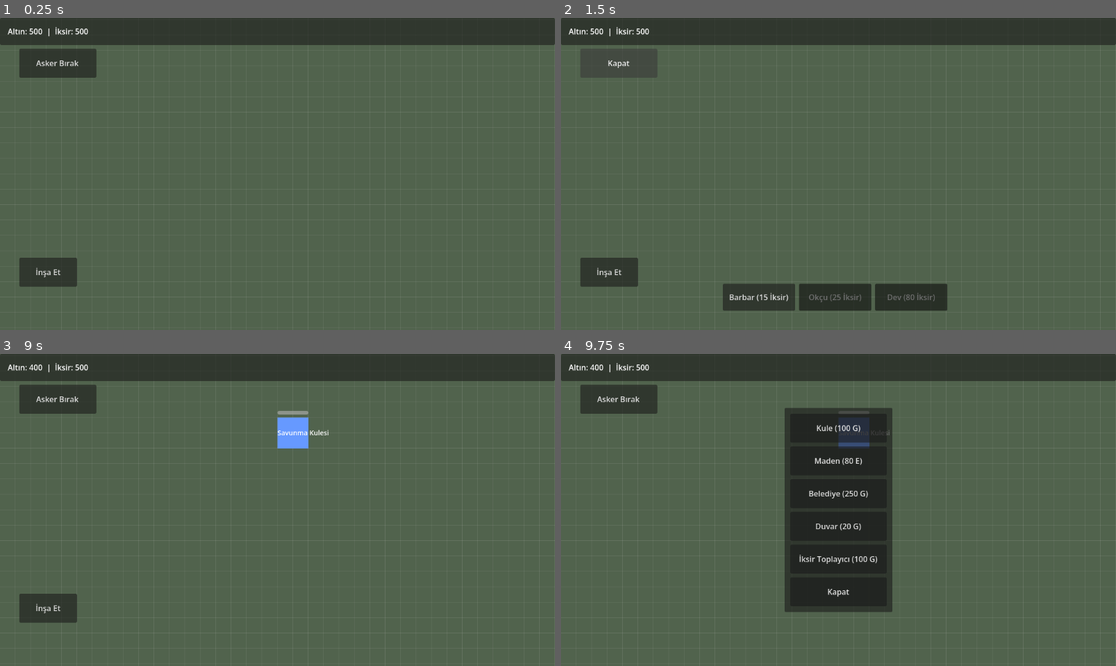
Above: before the commit, frames 1-4 (two rows, left to right).
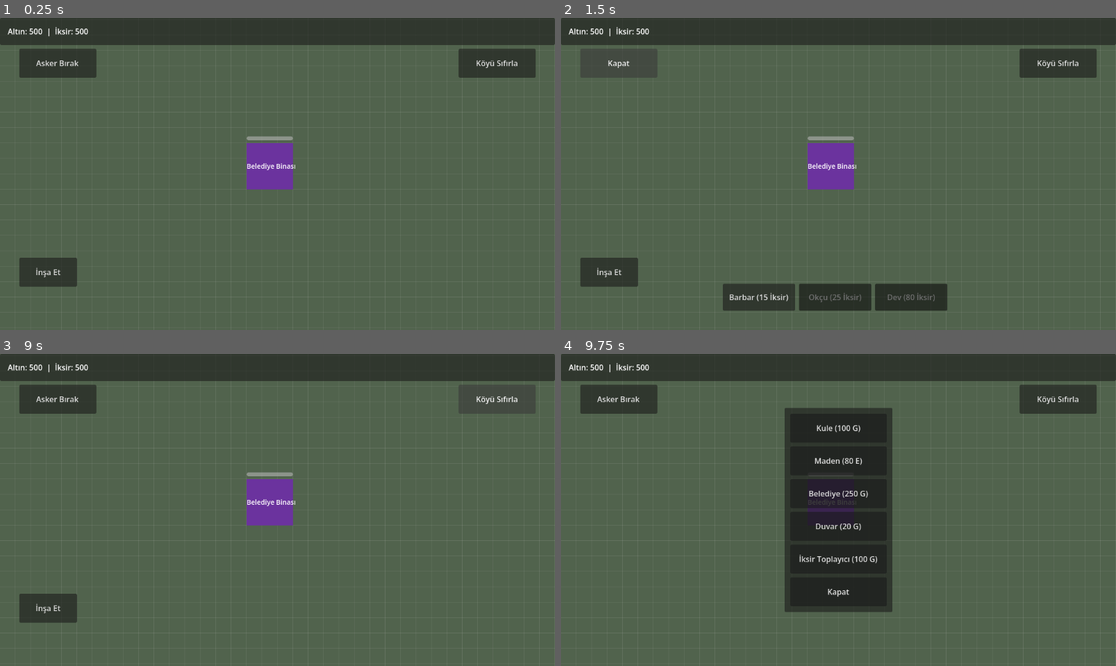
Above: after the commit, the same moments.

Repository: YazarKemal/ClashGame
Game: Godot game, scene res://scenes/main.tscn
The game is run twice, just before and just after one commit, with the same random seed, the same clock (stepped at 60 frames per second) and the same inputs.
Inputs (mouse positions are in pixels of both pictures, inside the frame that each line leads up to):
- Up to frame 1 (0.25 s): no input
- Up to frame 2 (1.5 s): click (1060, 64) at 0.5 s, where only the run after the commit has a clickable "Köyü Sıfırla"; click "Asker Bırak" at 1.25 s
- Up to frame 3 (9 s): click "Kapat" at 2 s; click "İnşa Et" at 2.75 s; click "Kule (100 G)" at 3.5 s; click "✓ Onayla" at 4.25 s; click "Asker Bırak" at 5 s; click "Barbar (15 İksir)" at 5.75 s; click "Okçu (25 İksir)" at 6.5 s; click "Dev (80 İksir)" at 7.25 s; click "Kapat" at 8 s; click (499, 400) at 8.75 s, where only the run after the commit has a clickable "Köyü Sıfırla"
- Up to frame 4 (9.75 s): click "İnşa Et" at 9.5 s

The runs differ from the first frame. In frame 1, 2.6% of the frame differs, in the area x 44-97%, y 9-56%; in frame 2, 2.6%; in frame 3, 3.3%, in the area x 5-97%, y 3-56%; in frame 4, 2.0%.

Commit message:
feat: add robust json save and load system for village persistence
Co-Authored-By: Claude Opus 4.7 <noreply@anthropic.com>

Diff:
--- a/scenes/main.tscn
+++ b/scenes/main.tscn
@@ -1,11 +1,13 @@
-[gd_scene load_steps=5 format=3 uid="uid://bcmgmainvill0"]
+[gd_scene load_steps=6 format=3 uid="uid://bcmgmainvill0"]
 
+[ext_resource type="Script" path="res://scripts/main.gd" id="0_main"]
 [ext_resource type="Script" path="res://scripts/village_ground.gd" id="1_ground"]
 [ext_resource type="Script" path="res://scripts/camera_controller.gd" id="2_touchcam"]
 [ext_resource type="Script" path="res://scripts/building_manager.gd" id="3_manager"]
 [ext_resource type="PackedScene" path="res://scenes/ui.tscn" id="4_ui"]
 
 [node name="Main" type="Node2D"]
+script = ExtResource("0_main")
 
 [node name="VillageGround" type="Node2D" parent="."]
 script = ExtResource("1_ground")
--- a/scenes/ui.tscn
+++ b/scenes/ui.tscn
@@ -93,6 +93,19 @@
 custom_minimum_size = Vector2(200, 60)
 layout_mode = 2
 text = "Kapat"
+
+[node name="ResetButton" type="Button" parent="."]
+custom_minimum_size = Vector2(160, 60)
+anchors_preset = 1
+anchor_left = 1.0
+anchor_right = 1.0
+offset_left = -200.0
+offset_top = 64.0
+offset_right = -40.0
+offset_bottom = 124.0
+grow_horizontal = 0
+mouse_filter = 0
+text = "Köyü Sıfırla"
 
 [node name="DeployButton" type="Button" parent="."]
 custom_minimum_size = Vector2(160, 60)
--- a/scripts/building_manager.gd
+++ b/scripts/building_manager.gd
@@ -68,6 +68,7 @@
 	_place_preview()
 	placing = false
 	_preview = null
+	SaveManager.save_game(self)
 	placement_ended.emit(true)
 	return true
 
--- /dev/null
+++ b/scripts/main.gd
@@ -0,0 +1,19 @@
+extends Node2D
+
+## Scene root: loads any saved village on startup and keeps an auto-save
+## running every 30 seconds.
+
+@onready var manager: BuildingManager = $BuildingManager
+
+var _autosave_timer: Timer
+
+func _ready() -> void:
+	SaveManager.load_game(manager)
+	_autosave_timer = Timer.new()
+	_autosave_timer.wait_time = 30.0
+	_autosave_timer.autostart = true
+	add_child(_autosave_timer)
+	_autosave_timer.timeout.connect(_autosave)
+
+func _autosave() -> void:
+	SaveManager.save_game(manager)
--- /dev/null
+++ b/scripts/save_manager.gd
@@ -0,0 +1,133 @@
+class_name SaveManager
+## Persists the village layout and resources to a JSON file on disk. Exposed
+## as static helpers so any node (BuildingManager, UI, Main) can trigger a
+## save or load without needing an autoload instance.
+
+const SAVE_PATH := "user://save_game.json"
+
+## Building.Type <-> string names for JSON-friendly storage.
+const TYPE_NAMES := {
+	Building.Type.TOWER: "tower",
+	Building.Type.MINE: "mine",
+	Building.Type.TOWN_HALL: "town_hall",
+	Building.Type.WALL: "wall",
+	Building.Type.ELIXIR_COLLECTOR: "elixir_collector",
+}
+
+const TYPE_FROM_NAME := {
+	"tower": Building.Type.TOWER,
+	"mine": Building.Type.MINE,
+	"town_hall": Building.Type.TOWN_HALL,
+	"wall": Building.Type.WALL,
+	"elixir_collector": Building.Type.ELIXIR_COLLECTOR,
+}
+
+## Writes the current resources and every placed building to the save file.
+static func save_game(manager: BuildingManager) -> void:
+	var buildings := []
+	for b in manager.get_tree().get_nodes_in_group("buildings"):
+		if b is Building and b.state == Building.State.PLACED:
+			buildings.append({
+				"type": TYPE_NAMES[b.building_type],
+				"cell": {"x": b.cell.x, "y": b.cell.y},
+				"level": b.level,
+				"current_hp": maxi(b.hp, 0),
+			})
+	var data := {
+		"resources": {"gold": GameManager.gold, "elixir": GameManager.elixir},
+		"buildings": buildings,
+		"last_saved_time": int(Time.get_unix_time_from_system()),
+	}
+	var f := FileAccess.open(SAVE_PATH, FileAccess.WRITE)
+	if f == null:
+		push_warning("Kayıt başarısız: %s" % SAVE_PATH)
+		return
+	f.store_string(JSON.stringify(data, "\t"))
+	f.close()
+
+## Restores resources and buildings from the save file. Returns true when a
+## file was loaded; when none exists (or it is corrupt) it seeds a fresh
+## village with a Town Hall in the center and returns false.
+static func load_game(manager: BuildingManager) -> bool:
+	if not FileAccess.file_exists(SAVE_PATH):
+		_init_default_village(manager)
+		return false
+	var raw := FileAccess.get_file_as_string(SAVE_PATH)
+	var data: Variant = JSON.parse_string(raw)
+	if typeof(data) != TYPE_DICTIONARY:
+		push_warning("Kayıt dosyası bozuk, sıfır köy kuruluyor.")
+		_init_default_village(manager)
+		return false
+
+	var res: Dictionary = data.get("resources", {})
+	GameManager.gold = int(res.get("gold", 500))
+	GameManager.elixir = int(res.get("elixir", 500))
+	GameManager.resource_changed.emit(GameManager.gold, GameManager.elixir)
+
+	for entry in data.get("buildings", []):
+		if typeof(entry) != TYPE_DICTIONARY:
+			continue
+		var e: Dictionary = entry
+		var type: Building.Type = TYPE_FROM_NAME.get(
+				e.get("type", "tower"), Building.Type.TOWER)
+		var cell := _cell_from_dict(e.get("cell", {}))
+		var level := int(e.get("level", 1))
+		var hp := int(e.get("current_hp", 0))
+		_spawn_building(manager, type, cell, level, hp)
+	return true
+
+## Destroys all buildings, clears the grid and resources, removes the save
+## file, then reseeds a fresh village so the load path can be tested.
+static func reset_village(manager: BuildingManager) -> void:
+	for b in manager.get_tree().get_nodes_in_group("buildings"):
+		if b is Building:
+			b.free()
+	manager.occupied.clear()
+	manager._set_selected(null)
+	GameManager.gold = 500
+	GameManager.elixir = 500
+	GameManager.resource_changed.emit(500, 500)
+	if FileAccess.file_exists(SAVE_PATH):
+		DirAccess.remove_absolute(ProjectSettings.globalize_path(SAVE_PATH))
+	_init_default_village(manager)
+	save_game(manager)
+
+## Seeds a brand-new village: default resources plus one Town Hall in the
+## center of the grid.
+static func _init_default_village(manager: BuildingManager) -> void:
+	GameManager.gold = 500
+	GameManager.elixir = 500
+	GameManager.resource_changed.emit(500, 500)
+	var center := Vector2i((GridConfig.GRID_SIZE - 3) / 2, (GridConfig.GRID_SIZE - 3) / 2)
+	_spawn_building(manager, Building.Type.TOWN_HALL, center, 1, 600)
+
+## Instantiates a building at the saved cell, restores its level (recomputing
+## the stats that upgrade() scales) and its current HP, then occupies the grid.
+static func _spawn_building(manager: BuildingManager, type: Building.Type,
+		cell: Vector2i, level: int, hp: int) -> void:
+	var b: Building = manager.BUILDING_SCENE.instantiate()
+	b.building_type = type
+	manager.add_child(b)
+	b.place_at(cell)
+
+	b.level = maxi(level, 1)
+	b._apply_def(Building.DATA[type])
+	b.level = maxi(level, 1)
+	for i in range(1, b.level):
+		b.max_hp = int(b.max_hp * 1.4)
+		if type == Building.Type.TOWER:
+			b.attack_damage = int(b.attack_damage * 1.4)
+			b.attack_range = b.attack_range * 1.1
+		elif type == Building.Type.MINE:
+			b.gold_per_sec = int(b.gold_per_sec * 1.4)
+		elif type == Building.Type.ELIXIR_COLLECTOR:
+			b.elixir_per_sec = int(b.elixir_per_sec * 1.5)
+	b.hp = clamp(hp, 0, b.max_hp)
+	b._apply_hp_bar()
+
+	for c in b.cells:
+		manager.occupied[c] = true
+
+## Converts a {"x": int, "y": int} dictionary back into a grid cell.
+static func _cell_from_dict(d: Dictionary) -> Vector2i:
+	return Vector2i(int(d.get("x", 0)), int(d.get("y", 0)))
--- a/scripts/ui.gd
+++ b/scripts/ui.gd
@@ -10,6 +10,7 @@
 
 @onready var build_button: Button = $BuildButton
 @onready var deploy_button: Button = $DeployButton
+@onready var reset_button: Button = $ResetButton
 @onready var build_menu: PanelContainer = $BuildMenu
 @onready var tower_button: Button = $BuildMenu/Margin/VBox/TowerButton
 @onready var mine_button: Button = $BuildMenu/Margin/VBox/MineButton
@@ -40,6 +41,7 @@
 
 	build_button.pressed.connect(_on_build_pressed)
 	deploy_button.pressed.connect(_on_deploy_pressed)
+	reset_button.pressed.connect(_on_reset_pressed)
 	tower_button.pressed.connect(_start_tower_placement)
 	mine_button.pressed.connect(_start_mine_placement)
 	town_hall_button.pressed.connect(_start_town_hall_placement)
@@ -86,6 +88,9 @@
 		troop_bar.show()
 		_refresh_troop_bar()
 
+func _on_reset_pressed() -> void:
+	SaveManager.reset_village(manager)
+
 func _close_build_menu() -> void:
 	build_menu.hide()
 	build_button.show()
@@ -179,7 +184,9 @@
 func _on_upgrade_pressed() -> void:
 	if _selected_building == null:
 		return
-	if not _selected_building.upgrade():
+	if _selected_building.upgrade():
+		SaveManager.save_game(manager)
+	else:
 		_refresh_panel()
 
 func _on_close_panel() -> void:
Not shown, added: scripts/game_manager.gd.uid
Not shown, added: scripts/unit.gd.uid
